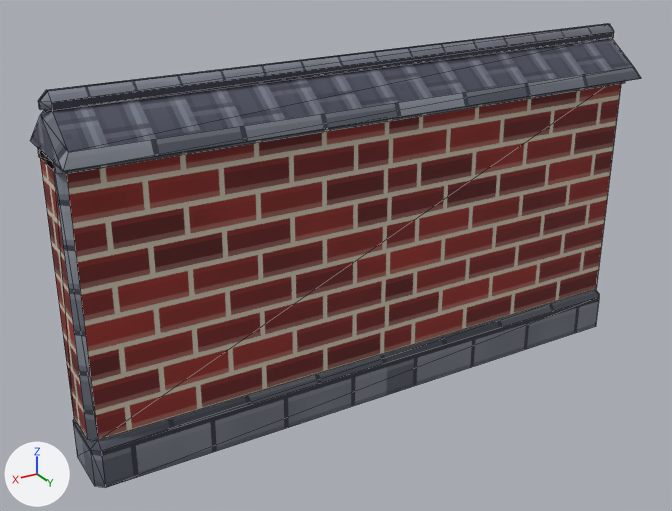
One commit to the glTF model godot/assets/blender/cn_courtyard_wall_0.glb: the scene before it, then after it.
The view is the same before and after, from a 50 mm lens placed at (3.09, 4.7, 3.36), pointed at (0.23, -0.06, 0.98). Every picture has the same lights, and +X, +Y and +Z are marked at lower left. The first picture is the older version. Mesh edges are drawn as thin lines. Vertices at exactly the same position are counted once.

The first picture shows 'cn_courtyard_wall_1'.
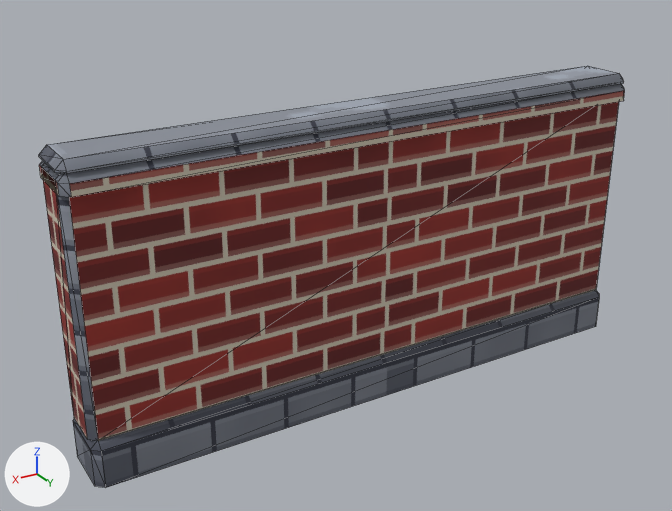
Pixel boxes [x1, y1, x2, y2] of what changed, in the pictures (672 x 511 px; the box of a moved part takes in the faces that stretch with it):
'cn_courtyard_wall_1', reshaped (9% shorter): before [30, 24, 641, 488]; after [39, 66, 625, 488]
part 1 of me_cn_courtyard_wall_1, moved or reshaped: before [37, 81, 625, 174]; after [39, 84, 625, 197]
part 2 of me_cn_courtyard_wall_1, rebuilt (19% shorter): before [30, 38, 641, 171]; after [39, 66, 624, 173]
part 3 of me_cn_courtyard_wall_1, deleted: before [38, 24, 614, 110]
part 4 of me_cn_courtyard_wall_1, moved or reshaped: before [39, 84, 621, 425]; after [41, 102, 619, 425]

The change, as a diff of the scene's bpy script:
```diff
--- a/godot/assets/blender/cn_courtyard_wall_0.glb.py
+++ b/godot/assets/blender/cn_courtyard_wall_0.glb.py
@@ img_pw_cement @@
+img_pw_cement = load_image('pw_cement', '_unpacked/pw_cement', 64, 64, 'sRGB')
@@ mat_pw_cement @@
+mat_pw_cement = principled_material('pw_cement')
+mat_pw_cement.texture = img_pw_cement
+mat_pw_cement.roughness = 0.9
@@ me_cn_courtyard_wall_1 @@
 # used by ob_cn_courtyard_wall_1; location = (0.0, 0.0, 0.0)
 # verts and faces of me_cn_courtyard_wall_1; kept vertices keep their numbers, new ones are numbered from 98
 # before: 20 (-1.95, 0.13, 2.0), 21 (-2.0, 0.13, 1.95), 22 (-1.95, 0.18, 1.95), 23 (-2.0, -0.13, 1.95), 24 (-1.95, -0.13, 2.0)
 # before: 25 (-1.95, -0.18, 1.95), 30 (1.95, -0.13, 2.0), 31 (2.0, -0.13, 1.95) at pixel (38, 148), 32 (1.95, -0.18, 1.95), 33 (2.0, 0.13, 1.95) at pixel (52, 161)
 # before: 34 (1.95, 0.13, 2.0), 35 (1.95, 0.18, 1.95)
-me_cn_courtyard_wall_1.from_pydata(...)  # 98 vertices, 146 faces; spans x -2.0..2.0, y -0.31..0.31, z 0.0..2.28
+me_cn_courtyard_wall_1.from_pydata(...)  # 80 vertices, 120 faces; spans x -2.0..2.0, y -0.22..0.22, z 0.0..1.96
+# me_cn_courtyard_wall_1 part 1: the loose piece of 20 vertices spanning x -2.0..2.0, y -0.21..0.21, z 1.9..2.0 is moved by (0.0, 0.0, -0.11)
+# me_cn_courtyard_wall_1 part 2: the loose piece of 18 vertices spanning x -2.0..2.0, y -0.31..0.31, z 1.95..2.19 is rebuilt with 20 vertices and now spans x -2.0..2.0, y -0.2..0.2, z 1.9..1.96
+# me_cn_courtyard_wall_1 part 3: the loose piece of 20 vertices spanning x -2.0..2.0, y -0.06..0.06, z 2.19..2.28 is deleted
+# me_cn_courtyard_wall_1 part 4
+for i in [*range(20, 26), *range(30, 36)]: verts[i] += (0.0, 0.0, -0.1)
 me_cn_courtyard_wall_1.materials.append(mat_pw_stone)
 me_cn_courtyard_wall_1.materials.append(mat_pw_brick_red_cn)
-me_cn_courtyard_wall_1.materials.append(mat_pw_brick_grey)  # picture img_pw_brick_grey
-me_cn_courtyard_wall_1.materials.append(mat_pw_tile_cn)  # picture img_pw_tile_cn
-me_cn_courtyard_wall_1.materials.append(mat_pw_roof_cap)  # picture img_pw_roof_cap
+me_cn_courtyard_wall_1.materials.append(mat_pw_cement)  # picture img_pw_cement
```
